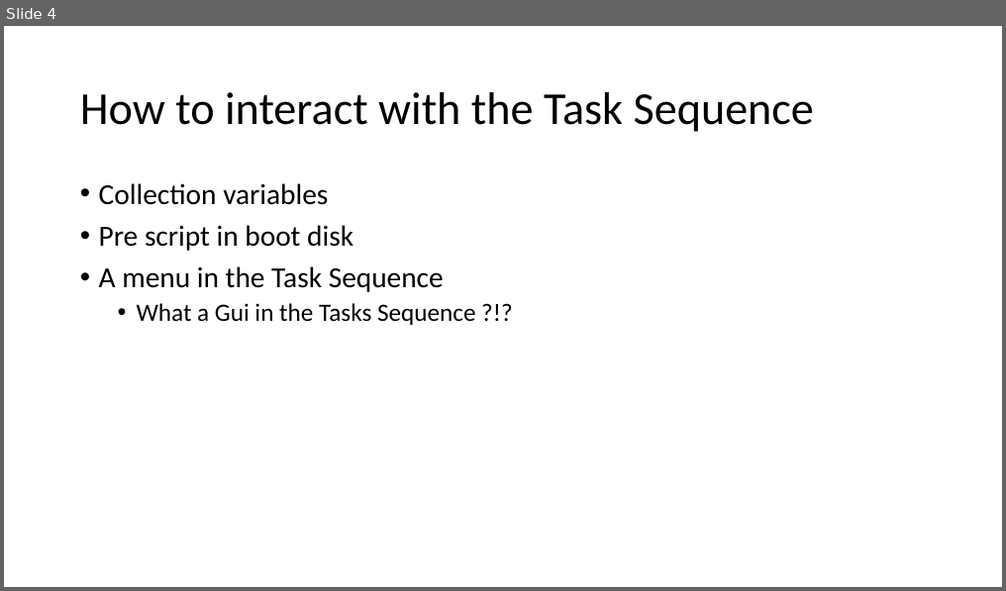
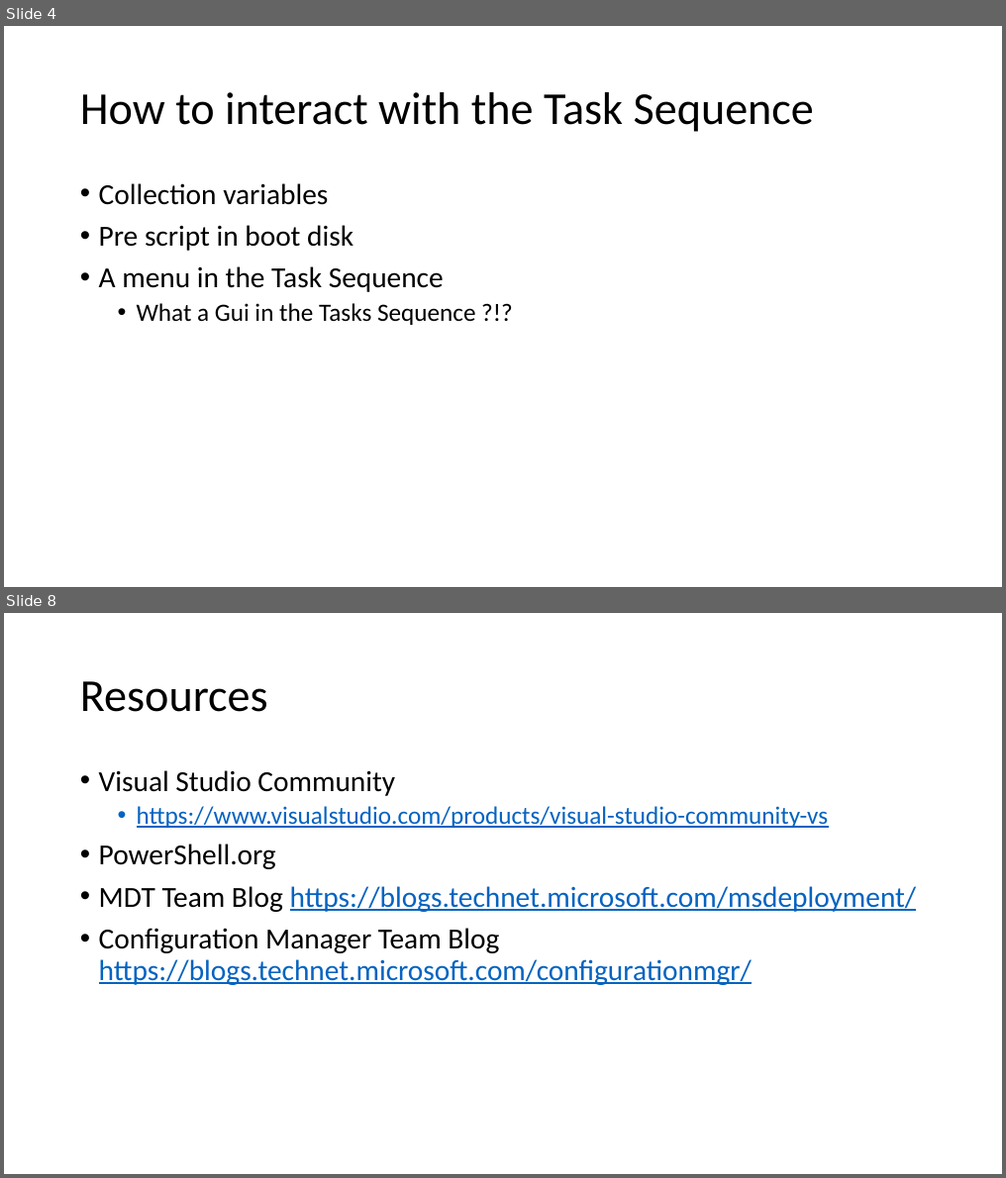
Before and after one commit to mrbodean/Sessions, a slide deck: OSDMenu/Customizing OS Deployments in SCCM with PowerShell.pptx. Shown one above the other, each under a label of ours: slide 4 before the commit, slides 4 and 8 after it; the slides between them are not shown. The pictures are 1006x591 and 1006x1178 pixels, drawn with LibreOffice and Linux fonts; fonts in the diff are those of the drawing. Boxes give left, top, right and bottom in pixels: in the first picture for what was removed or moved away, otherwise in the second. Text is boxed around its words. In the diff, an @@ line names an element or a change of style, - is before the commit and + after.

```diff
--- a/OSDMenu/Customizing OS Deployments in SCCM with PowerShell.pptx
+++ b/OSDMenu/Customizing OS Deployments in SCCM with PowerShell.pptx
@@ slide 8 added at <box>4,613,1002,1174</box>, background #FFFFFF @@
@@ title added at <box>80,681,268,712</box>, 44 pt, text #000000 @@
+Resources
@@ text added at <box>99,770,917,985</box>, 28 pt, text #0563C1, underline @@
+• Visual Studio Community
+  • https://www.visualstudio.com/products/visual-studio-community-vs
+• PowerShell.org
+• MDT Team Blog https://blogs.technet.microsoft.com/msdeployment/
+• Configuration Manager Team Blog https://blogs.technet.microsoft.com/configurationmgr/
```
Also in this commit, not shown: 2 slides changed, 4 other slides added, 1 slide removed.
